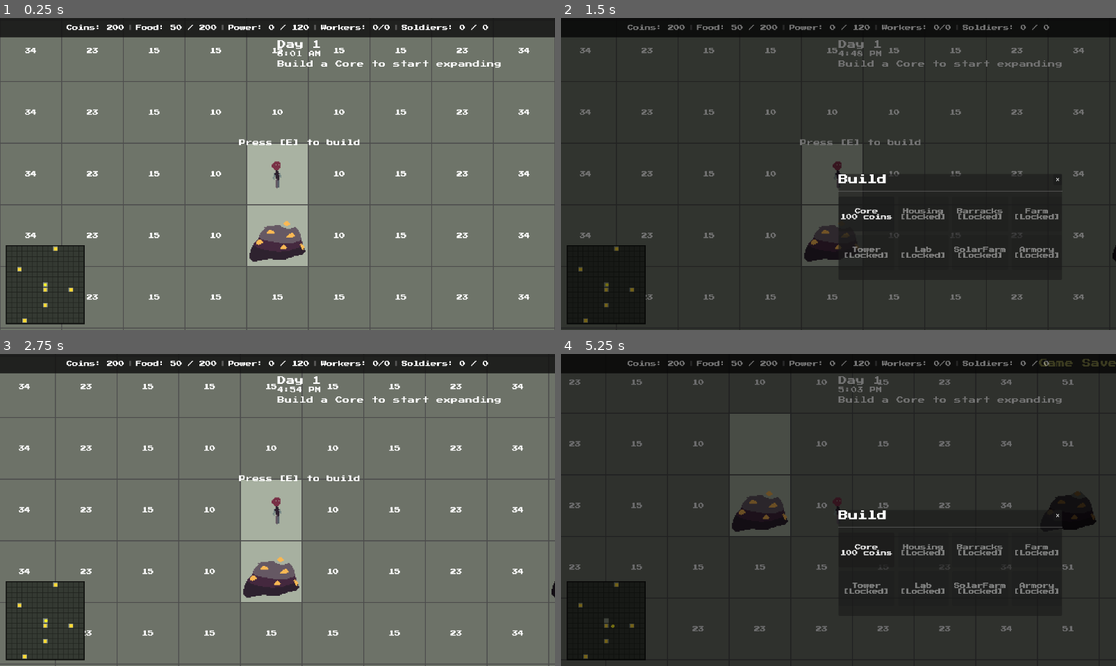
Above: before the commit, frames 1-4 (two rows, left to right).
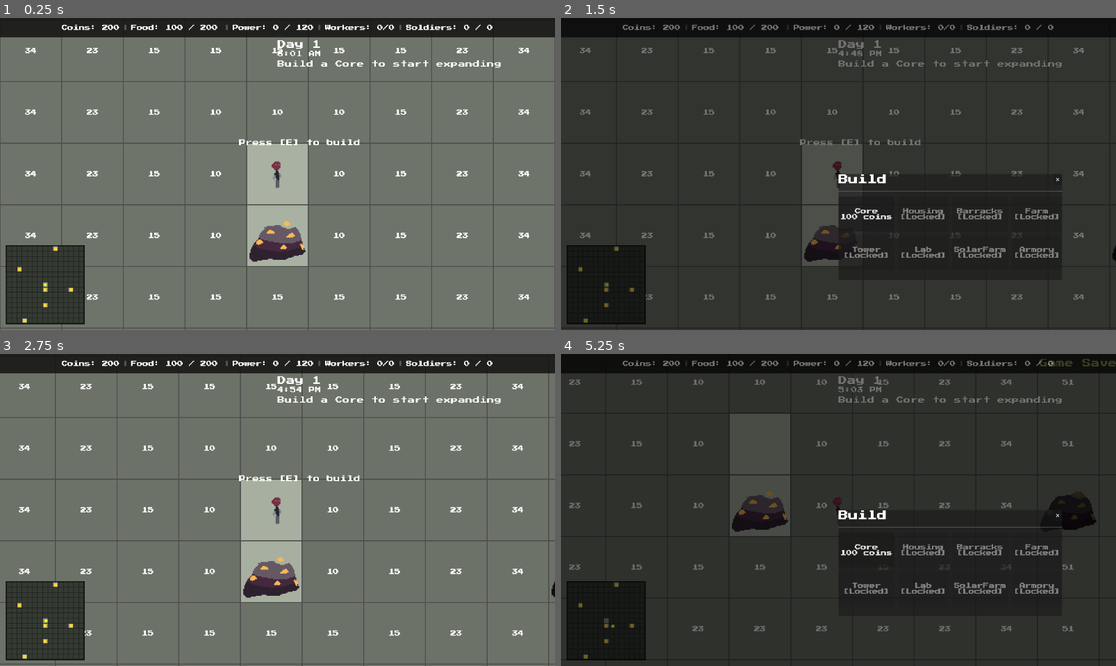
Above: after the commit, the same moments.

Repository: alecray/base-defense-game
Game: Godot game, scene res://scenes/main.tscn
The game is run twice, just before and just after one commit, with the same random seed, the same clock (stepped at 60 frames per second) and the same inputs.
Inputs (mouse positions are in pixels of both pictures, inside the frame that each line leads up to):
- Up to frame 1 (0.25 s): no input
- Up to frame 2 (1.5 s): tap E at 0.5 s; move the mouse to (960, 158) at 0.52 s; hold D 0.53-1.25 s; tap U at 0.6 s; click (960, 158) at 0.67 s; click "Skip to Dusk" at 1.25 s
- Up to frame 3 (2.75 s): click "✕" at 2 s
- Up to frame 4 (5.25 s): tap E at 2.75, 2.85 s; move the mouse to (727, 525) at 2.77 s; hold S 2.78-3.53 s; move the mouse to (894, 441) at 3.52 s; hold D 3.53-4.28 s; tap Z at 3.6 s; move the mouse to (810, 572) at 4.27 s; hold W 4.28-5 s; tap U at 4.35 s; click (810, 572) at 4.42 s; click "Skip to Dusk" at 5 s

The runs differ from the first frame. In frame 1, 0.8% of the frame differs, in the area x 11-89%, y 2-5%; in frame 2, 0.5%; in frame 3, 0.8%; in frame 4, 0.6%.
Error in both runs: Invalid call. Nonexistent 'int' constructor. (res://scripts/tile_grid.gd:277)

Commit message:
Balance food drain: double starting food and add real-time rate display to HUD.
Starting food raised from 50 to 100 to give a more forgiving early-game window before the first Farm is running. GameState now tracks farm_workers_assigned so the HUD can show a colored net rate label (+X/5s green, -X/5s red) next to the food counter.

Co-Authored-By: Claude Sonnet 4.6 <noreply@anthropic.com>

Diff:
--- a/scripts/constants.gd
+++ b/scripts/constants.gd
@@ -2,7 +2,7 @@
 
 ## Economy
 const STARTING_COINS: int = 200
-const STARTING_FOOD: int = 50
+const STARTING_FOOD: int = 100
 const WORKER_COST: int = 20
 const FORTIFY_COST: int = 75
 const FOOD_DRAIN_INTERVAL: float = 5.0
--- a/scripts/farm.gd
+++ b/scripts/farm.gd
@@ -22,10 +22,13 @@
 		_show_food_popup(amount)
 
 func _on_destroyed() -> void:
+	var count: int = _assigned_workers.size()
 	for worker: Node in _assigned_workers:
 		worker.call("unassign")
 		GameState.record_worker_assigned(-1)
 	_assigned_workers.clear()
+	if count > 0:
+		GameState.record_farm_worker_delta(-count)
 	super._on_destroyed()
 
 func assign_worker() -> bool:
@@ -42,6 +45,7 @@
 	free_worker.call("assign_to", _work_point.global_position)
 	GameState.record_worker_assigned(1)
 	GameState.notify_farm_worker_assigned()
+	GameState.record_farm_worker_delta(1)
 	return true
 
 func unassign_worker() -> bool:
@@ -50,6 +54,7 @@
 	var worker: Node = _assigned_workers.pop_back()
 	worker.call("unassign")
 	GameState.record_worker_assigned(-1)
+	GameState.record_farm_worker_delta(-1)
 	return true
 
 func get_assigned_workers() -> int:
--- a/scripts/game_state.gd
+++ b/scripts/game_state.gd
@@ -16,11 +16,13 @@
 var soldiers: int = 0
 var enemies_killed_this_run: int = 0
 var total_coins_earned: int = 0
+var farm_workers_assigned: int = 0
 
 signal coins_changed(new_amount: int)
 signal building_placed(building_name: String)
 signal workers_changed(count: int, cap: int, free: int)
 signal food_changed(new_amount: int)
+signal food_rate_changed(net_per_5s: int)
 signal power_changed(new_amount: int)
 signal soldiers_changed(count: int, cap: int)
 signal game_reset
@@ -91,6 +93,13 @@
 		food = maxi(0, food - worker_count)
 		food_changed.emit(food)
 
+func get_food_net_per_tick() -> int:
+	return farm_workers_assigned * CONSTANTS.FARM_FOOD_PER_WORKER - worker_count
+
+func record_farm_worker_delta(delta: int) -> void:
+	farm_workers_assigned = maxi(0, farm_workers_assigned + delta)
+	food_rate_changed.emit(get_food_net_per_tick())
+
 func get_armory_damage_bonus() -> int:
 	return get_building_count("Armory") * CONSTANTS.ARMORY_DAMAGE_BONUS
 
@@ -185,6 +194,7 @@
 func record_worker_hired() -> void:
 	worker_count += 1
 	workers_changed.emit(worker_count, get_worker_cap(), get_free_workers())
+	food_rate_changed.emit(get_food_net_per_tick())
 
 func get_building_count(building_name: String) -> int:
 	return building_counts.get(building_name, 0)
@@ -264,6 +274,7 @@
 	soldiers = 0
 	enemies_killed_this_run = 0
 	total_coins_earned = 0
+	farm_workers_assigned = 0
 	_mine_worker_ever_assigned = false
 	_farm_worker_ever_assigned = false
 	_tower_worker_ever_assigned = false
@@ -275,3 +286,4 @@
 	power_changed.emit(power)
 	soldiers_changed.emit(soldiers, get_soldier_cap())
 	workers_changed.emit(worker_count, get_worker_cap(), get_free_workers())
+	food_rate_changed.emit(get_food_net_per_tick())
--- a/scripts/hud.gd
+++ b/scripts/hud.gd
@@ -4,6 +4,7 @@
 var _core_prompt: Label
 var _workers_label: Label
 var _food_label: Label
+var _food_rate_label: Label
 var _power_label: Label
 var _soldiers_label: Label
 var _day_label: Label
@@ -58,6 +59,9 @@
 
 	_food_label = _make_bar_label("Food: %d / %d" % [GameState.food, GameState.food_cap])
 	hbox.add_child(_food_label)
+	_food_rate_label = _make_bar_label("")
+	_food_rate_label.add_theme_font_size_override("font_size", 11)
+	hbox.add_child(_food_rate_label)
 	hbox.add_child(_make_sep())
 
 	_power_label = _make_bar_label("Power: %d / %d" % [GameState.power, GameState.power_cap])
@@ -112,6 +116,7 @@
 	GameState.building_placed.connect(_on_building_placed)
 	GameState.workers_changed.connect(_on_workers_changed)
 	GameState.food_changed.connect(_on_food_changed)
+	GameState.food_rate_changed.connect(_on_food_rate_changed)
 	GameState.power_changed.connect(_on_power_changed)
 	GameState.soldiers_changed.connect(_on_soldiers_changed)
 	GameState.game_reset.connect(_on_game_reset)
@@ -268,6 +273,16 @@
 
 func _on_food_changed(new_amount: int) -> void:
 	_food_label.text = "Food: %d / %d" % [new_amount, GameState.food_cap]
+
+func _on_food_rate_changed(net_per_5s: int) -> void:
+	if net_per_5s > 0:
+		_food_rate_label.text = "(+%d/5s)" % net_per_5s
+		_food_rate_label.add_theme_color_override("font_color", Color(0.4, 0.9, 0.3))
+	elif net_per_5s < 0:
+		_food_rate_label.text = "(%d/5s)" % net_per_5s
+		_food_rate_label.add_theme_color_override("font_color", Color(1.0, 0.35, 0.35))
+	else:
+		_food_rate_label.text = ""
 
 func _on_power_changed(new_amount: int) -> void:
 	_power_label.text = "Power: %d / %d" % [new_amount, GameState.power_cap]
